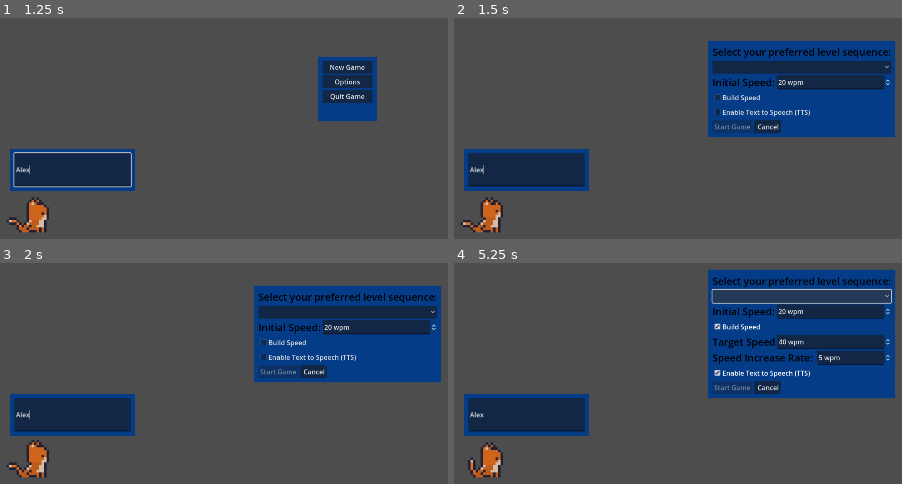
Above: before the commit, frames 1-4 (two rows, left to right).
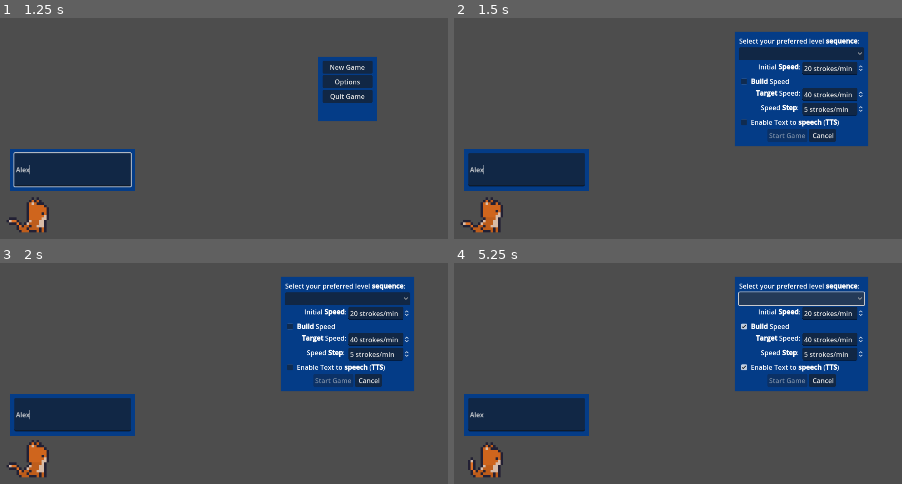
Above: after the commit, the same moments.

Repository: Nishi790/stenojump
Game: Godot game, scene res://game_controller.tscn
Same seed, same stepped clock (60 frames per second), same inputs: the game is played once before the commit and once after it.
Inputs (mouse positions are in pixels of both pictures, inside the frame that each line leads up to; where the layout moved, square brackets give the same spot in the first picture):
- Up to frame 1 (1.25 s): click (71, 170) at 0.52 s; type "Alex" at 0.6 s
- Up to frame 2 (1.5 s): click "New Game" at 1.25 s
- Up to frame 3 (2 s): no input
- Up to frame 4 (5.25 s): click (745, 327) [803, 342] at 2 s; click (745, 366) [803, 373] at 2.75 s; click "New Game" at 3.5 s; click (803, 298) [803, 296] at 4.25 s; click (803, 298) [803, 296] at 5 s

Frame 1 is identical in both runs. In frame 2, 15% of the frame differs, in the area x 56-99%, y 6-58%; in frame 3, 15%; in frame 4, 16%, in the area x 56-99%, y 3-62%.

Commit message:
Existing options for starting game navigable with typed commands.

Diff:
--- a/Menu/start_options.gd
+++ b/Menu/start_options.gd
@@ -2,6 +2,8 @@
 
 signal start_game_pressed
 signal game_canceled
+
+enum {STARTSPEED, TARGETSPEED, STEPSIZE}
 
 @export var level_sequence_selector: OptionButton
 @export var start_speed_selector: SpinBox
@@ -24,7 +26,9 @@
 	voice_output_toggle.toggled.connect(set_tts)
 	start_button.pressed.connect(start_game)
 	file_selector_dialogue.file_selected.connect(set_starting_level)
+	@warning_ignore("narrowing_conversion")
 	PlayerConfig.current_wpm = start_speed_selector.value
+	@warning_ignore("narrowing_conversion")
 	PlayerConfig.starting_wpm = start_speed_selector.value
 
 
@@ -45,6 +49,40 @@
 					return true
 			"cancel":
 				cancel_new_game()
+			"speed":
+				var specifier: String = split_text[0]
+				split_text.remove_at(0)
+				if not match_speed(specifier, STARTSPEED):
+					return false
+			"build":
+				if split_text.size() == 0:
+					speed_builder_button.button_pressed = !speed_builder_button.button_pressed
+					return true
+				var specifier: String = split_text[0]
+				split_text.remove_at(0)
+				match specifier:
+					"on":
+						speed_builder_button.button_pressed = true
+					"off":
+						speed_builder_button.button_pressed = false
+					"speed":
+						speed_builder_button.button_pressed = !speed_builder_button.button_pressed
+			"target":
+				if split_text.size() == 0:
+					return false
+				var specifier: String = split_text[0]
+				split_text.remove_at(0)
+				if not match_speed(specifier, TARGETSPEED):
+					return false
+			"step":
+				if split_text.size() == 0:
+					return false
+				var specifier: String = split_text[0]
+				split_text.remove_at(0)
+				if not match_speed(specifier, STEPSIZE):
+					return false
+			"tts", "speech":
+				voice_output_toggle.button_pressed = !voice_output_toggle.button_pressed
 			_:
 				return false
 
@@ -73,6 +111,25 @@
 	return false
 
 
+func match_speed(speed: String, selector: int) -> bool:
+	var speed_value: float = speed.to_float()
+	if speed_value > 0:
+		if selector == STARTSPEED:
+			select_speed(speed_value)
+			start_speed_selector.value = speed_value
+			return true
+		elif selector == TARGETSPEED:
+			set_target_speed(speed_value)
+			target_speed_selector.value = speed_value
+			return true
+		elif selector == STEPSIZE:
+			set_speed_step(speed_value)
+			speed_step_selector.value = speed_value
+			return true
+		else: return false
+	else: return false
+
+
 func change_level_sequence(sequence: int) -> void:
 	level_sequence_selector.select(level_sequence_selector.get_item_index(sequence))
 	match sequence:
@@ -98,7 +155,9 @@
 
 func set_build_speed(build_speed: bool) -> void:
 	PlayerConfig.speed_building_mode = build_speed
+	@warning_ignore("narrowing_conversion")
 	PlayerConfig.target_wpm = target_speed_selector.value
+	@warning_ignore("narrowing_conversion")
 	PlayerConfig.step_size = speed_step_selector.value
 	if build_speed:
 		target_speed_container.set_visible(true)
--- a/Menu/start_options.tscn
+++ b/Menu/start_options.tscn
@@ -12,12 +12,12 @@
 script = ExtResource("1_fo6yd")
 level_sequence_selector = NodePath("OptionsPanel/GameOptionContainer/LevelSequenceChoice")
 start_speed_selector = NodePath("OptionsPanel/GameOptionContainer/SpeedContainer/InitialSpeed")
-speed_builder_button = NodePath("OptionsPanel/GameOptionContainer/BuildSpeedOption")
+speed_builder_button = NodePath("OptionsPanel/GameOptionContainer/SpeedToggleContainer/BuildSpeedOption")
 target_speed_container = NodePath("OptionsPanel/GameOptionContainer/SpeedPreference")
 speed_step_container = NodePath("OptionsPanel/GameOptionContainer/SpeedStepsContainer")
 target_speed_selector = NodePath("OptionsPanel/GameOptionContainer/SpeedPreference/TargetSpeed")
 speed_step_selector = NodePath("OptionsPanel/GameOptionContainer/SpeedStepsContainer/SpeedStepSelector")
-voice_output_toggle = NodePath("OptionsPanel/GameOptionContainer/VoiceOutput")
+voice_output_toggle = NodePath("OptionsPanel/GameOptionContainer/VoiceOutputContainer/VoiceOutput")
 start_button = NodePath("OptionsPanel/GameOptionContainer/StartCancel/StartButton")
 file_selector_dialogue = NodePath("CustomLevelDialogue")
 
@@ -38,9 +38,16 @@
 [node name="GameOptionContainer" type="VBoxContainer" parent="OptionsPanel"]
 layout_mode = 2
 
-[node name="LevelChoiceLabel" type="Label" parent="OptionsPanel/GameOptionContainer"]
+[node name="LevelChoiceLabel" type="RichTextLabel" parent="OptionsPanel/GameOptionContainer"]
+custom_minimum_size = Vector2(300, 0)
 layout_mode = 2
-text = "Select your preferred level sequence:"
+tooltip_text = "Select a built in sequence based on a theory or text, or a custom sequence.
+\"lapwing\" or \"lap\"
+\"plover\"
+\"custom\""
+bbcode_enabled = true
+text = "Select your preferred level [b]sequence[/b]:"
+fit_content = true
 
 [node name="LevelSequenceChoice" type="OptionButton" parent="OptionsPanel/GameOptionContainer"]
 layout_mode = 2
@@ -55,9 +62,13 @@
 [node name="SpeedContainer" type="HBoxContainer" parent="OptionsPanel/GameOptionContainer"]
 layout_mode = 2
 
-[node name="SpeedLabel" type="Label" parent="OptionsPanel/GameOptionContainer/SpeedContainer"]
+[node name="SpeedLabel" type="RichTextLabel" parent="OptionsPanel/GameOptionContainer/SpeedContainer"]
 layout_mode = 2
-text = "Initial Speed:"
+size_flags_horizontal = 3
+tooltip_text = "Type \"speed\" followed by desired pace in numerals."
+bbcode_enabled = true
+text = "[right]Initial [b]Speed[/b]:"
+fit_content = true
 
 [node name="InitialSpeed" type="SpinBox" parent="OptionsPanel/GameOptionContainer/SpeedContainer"]
 layout_mode = 2
@@ -67,22 +78,34 @@
 rounded = true
 allow_greater = true
 update_on_text_changed = true
-suffix = "wpm"
+suffix = "strokes/min"
 custom_arrow_step = 5.0
 select_all_on_focus = true
 
-[node name="BuildSpeedOption" type="CheckBox" parent="OptionsPanel/GameOptionContainer"]
+[node name="SpeedToggleContainer" type="HBoxContainer" parent="OptionsPanel/GameOptionContainer"]
 layout_mode = 2
-tooltip_text = "Repeat each level with gradual increases until reaching target speed"
-text = "Build Speed"
+
+[node name="BuildSpeedOption" type="CheckBox" parent="OptionsPanel/GameOptionContainer/SpeedToggleContainer"]
+layout_mode = 2
+tooltip_text = "Repeat each level with gradual increases until reaching target speed.
+\"build\" to toggle or \"build on/off\" to set explicitly"
+
+[node name="RichTextLabel" type="RichTextLabel" parent="OptionsPanel/GameOptionContainer/SpeedToggleContainer"]
+layout_mode = 2
+size_flags_horizontal = 3
+mouse_filter = 2
+bbcode_enabled = true
+text = "[b]Build[/b] Speed"
+fit_content = true
 
 [node name="SpeedPreference" type="HBoxContainer" parent="OptionsPanel/GameOptionContainer"]
-visible = false
 layout_mode = 2
 
-[node name="TargetSpeedLabel" type="Label" parent="OptionsPanel/GameOptionContainer/SpeedPreference"]
+[node name="TargetSpeedLabel" type="RichTextLabel" parent="OptionsPanel/GameOptionContainer/SpeedPreference"]
 layout_mode = 2
-text = "Target Speed"
+size_flags_horizontal = 3
+bbcode_enabled = true
+text = "[right][b]Target[/b] Speed:"
 
 [node name="TargetSpeed" type="SpinBox" parent="OptionsPanel/GameOptionContainer/SpeedPreference"]
 layout_mode = 2
@@ -92,17 +115,18 @@
 rounded = true
 allow_greater = true
 update_on_text_changed = true
-suffix = "wpm"
+suffix = "strokes/min"
 custom_arrow_step = 5.0
 select_all_on_focus = true
 
 [node name="SpeedStepsContainer" type="HBoxContainer" parent="OptionsPanel/GameOptionContainer"]
-visible = false
 layout_mode = 2
 
-[node name="SpeedStepLabel" type="Label" parent="OptionsPanel/GameOptionContainer/SpeedStepsContainer"]
+[node name="SpeedStepLabel" type="RichTextLabel" parent="OptionsPanel/GameOptionContainer/SpeedStepsContainer"]
 layout_mode = 2
-text = "Speed Increase Rate: "
+size_flags_horizontal = 3
+bbcode_enabled = true
+text = "[right]Speed [b]Step[/b]: "
 
 [node name="SpeedStepSelector" type="SpinBox" parent="OptionsPanel/GameOptionContainer/SpeedStepsContainer"]
 layout_mode = 2
@@ -113,15 +137,26 @@
 rounded = true
 allow_greater = true
 update_on_text_changed = true
-suffix = "wpm"
+suffix = "strokes/min"
 
-[node name="VoiceOutput" type="CheckBox" parent="OptionsPanel/GameOptionContainer"]
+[node name="VoiceOutputContainer" type="HBoxContainer" parent="OptionsPanel/GameOptionContainer"]
+layout_mode = 2
+
+[node name="VoiceOutput" type="CheckBox" parent="OptionsPanel/GameOptionContainer/VoiceOutputContainer"]
 layout_mode = 2
 tooltip_text = "Uses default TTS engine to say target words as they approach. TTS must be available on your system."
-text = "Enable Text to Speech (TTS)"
+
+[node name="RichTextLabel" type="RichTextLabel" parent="OptionsPanel/GameOptionContainer/VoiceOutputContainer"]
+layout_mode = 2
+size_flags_horizontal = 3
+tooltip_text = "Toggle with \"speech\" or \"tts\", only enables TTS for in game obstacles. Use options on main menu to set other TTS options."
+bbcode_enabled = true
+text = "Enable Text to [b]speech[/b] ([b]TTS[/b])"
+fit_content = true
 
 [node name="StartCancel" type="HBoxContainer" parent="OptionsPanel/GameOptionContainer"]
 layout_mode = 2
+alignment = 1
 
 [node name="StartButton" type="Button" parent="OptionsPanel/GameOptionContainer/StartCancel"]
 layout_mode = 2
